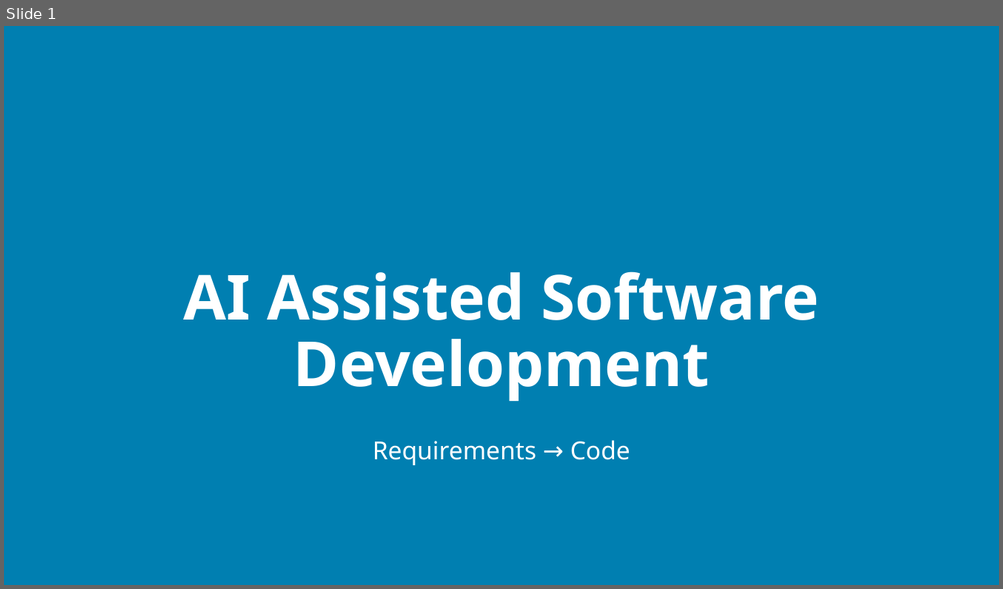
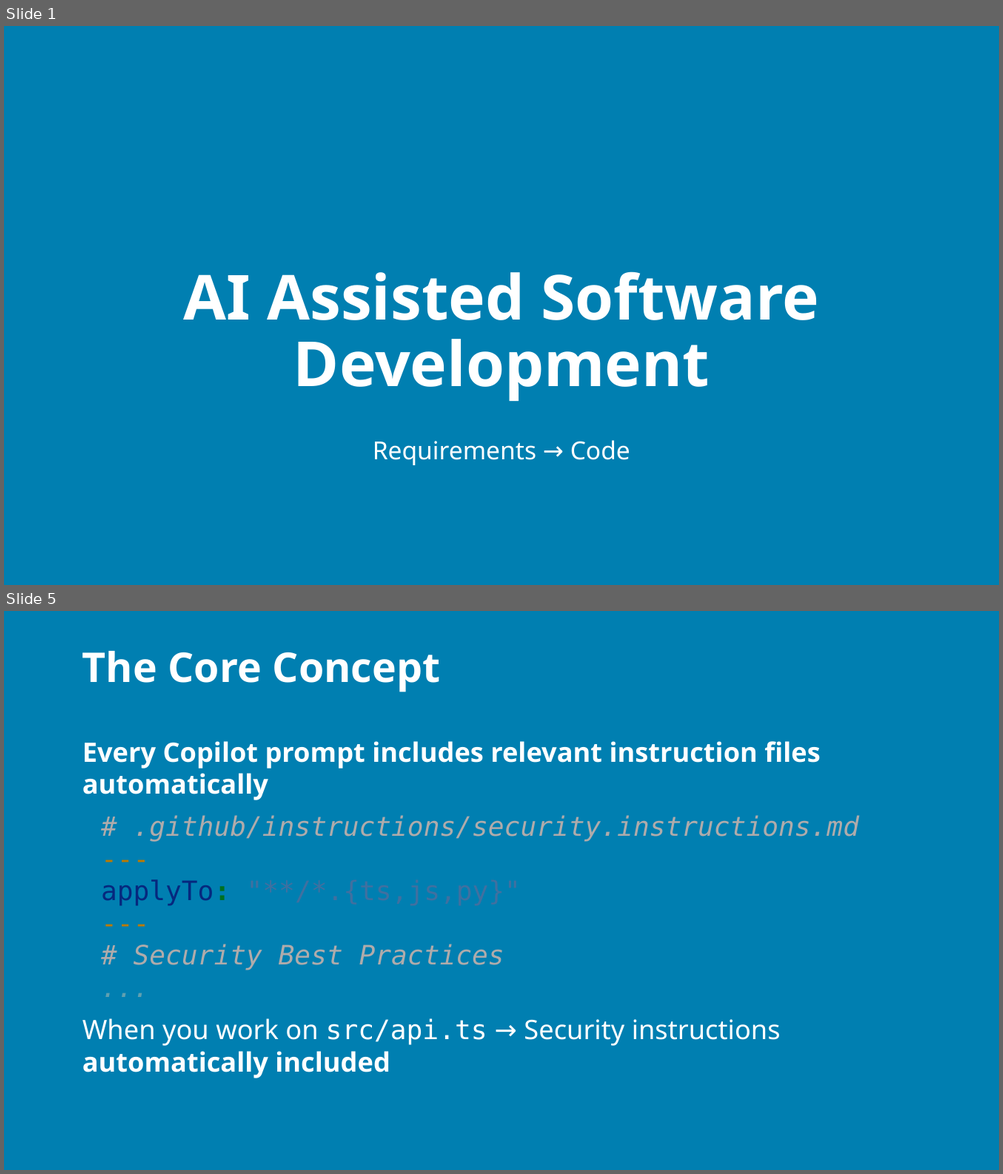
Before and after one commit to j0hnnymiller/AI-Assisted-Software-Development, a slide deck: Slides/AIASD-Greenfield-slides.pptx. Shown one above the other, each under a label of ours: slide 1 before the commit, slides 1 and 5 after it; the slides between them are not shown. The pictures are 1003x589 and 1003x1174 pixels, drawn with LibreOffice and Linux fonts; fonts in the diff are those of the drawing; background and template pictures are left out. Boxes give left, top, right and bottom in pixels: in the first picture for what was removed or moved away, otherwise in the second. Text is boxed around its words. In the diff, an @@ line names an element or a change of style, - is before the commit and + after.

```diff
--- a/Slides/AIASD-Greenfield-slides.pptx
+++ b/Slides/AIASD-Greenfield-slides.pptx
@@ slide 5 added at <box>4,611,999,1170</box>, background picture (left out) @@
@@ title added at <box>82,651,441,692</box>, 29.7 pt, text #FFFFFF, bold @@
+The Core Concept
@@ text added at <box>82,741,859,1079</box>, 19.4 pt, text #FFFFFF @@
+Every Copilot prompt includes relevant instruction files automatically
+# .github/instructions/security.instructions.md
+---
+applyTo: "**/*.{ts,js,py}"
+---
+# Security Best Practices
+...
+When you work on src/api.ts → Security instructions automatically included
```
Also in this commit, not shown: 5 slides changed, 32 other slides added, 1 slide removed.
